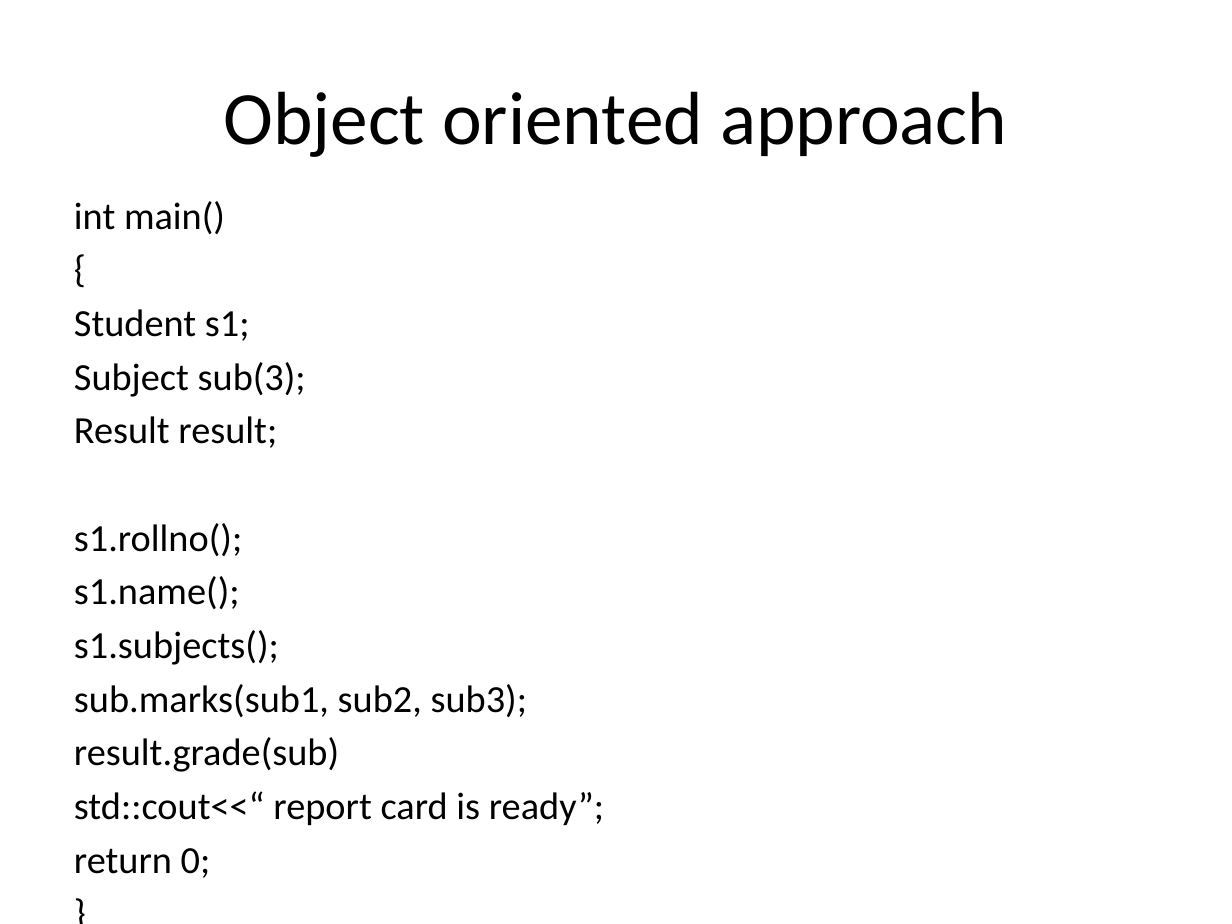
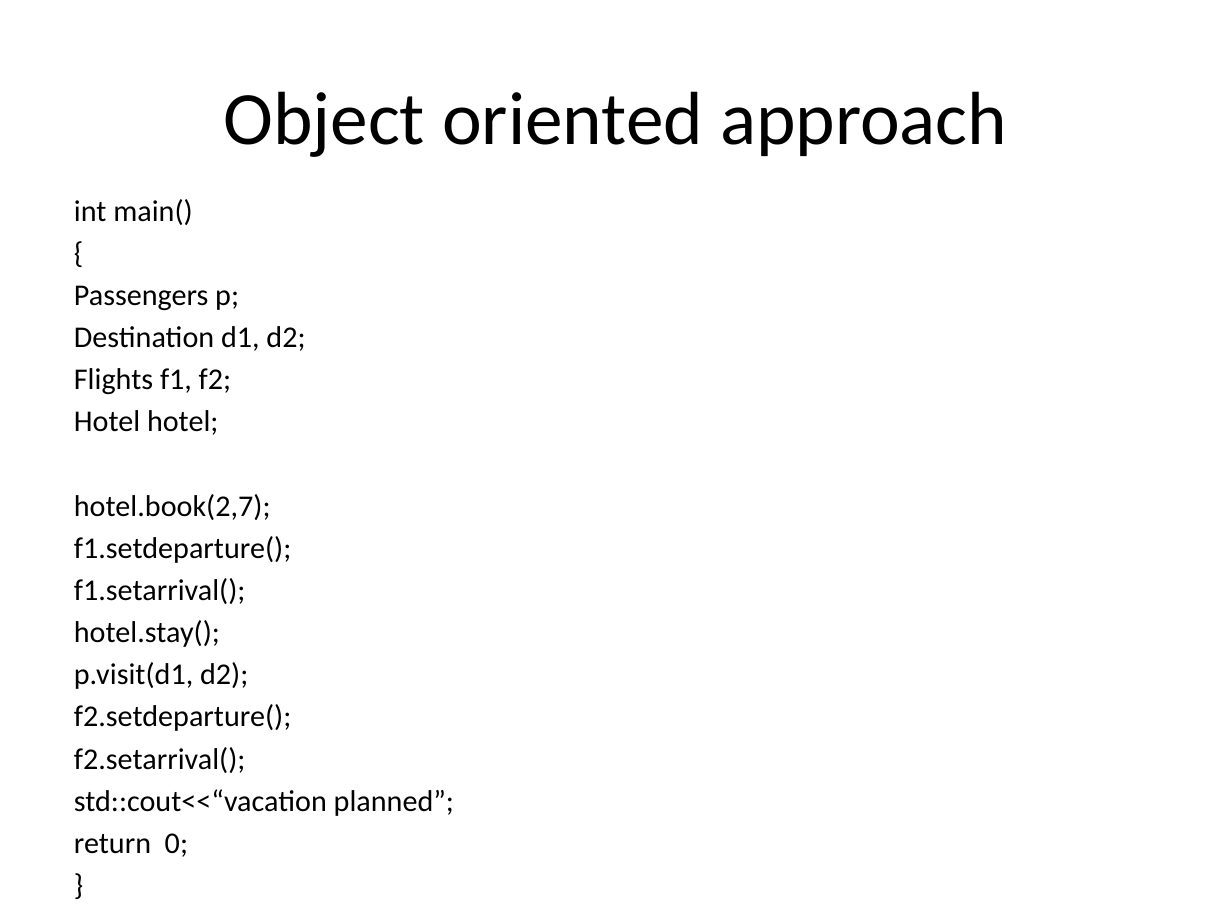
Before and after one commit to Shagun99/FOCP2, a slide deck: slide 3 of Drills/drill1.pptx. Drawn at 1232x924 pixels with LibreOffice and Linux fonts; fonts in the diff are those of the drawing. Boxes give left, top, right and bottom in pixels: in the first picture for what was removed or moved away, otherwise in the second. Text is boxed around its words. In the diff, an @@ line names an element or a change of style, - is before the commit and + after.

```diff
--- a/Drills/drill1.pptx
+++ b/Drills/drill1.pptx
@@ text at bbox=[74, 199, 192, 225]: size 22.4 to 17.6 pt in "int main()", "{", "return 0;", "}"; indent changed @@
@@ text at bbox=[74, 285, 454, 816]: text changed; size 22.4 to 17.6 pt @@
-Student s1;
-Subject sub(3);
-Result result;
-s1.rollno();
-s1.name();
-s1.subjects();
-sub.marks(sub1, sub2, sub3);
-result.grade(sub)
-std::cout<<“ report card is ready”;
+Passengers p;
+Destination d1, d2;
+Flights f1, f2;
+Hotel hotel;
+hotel.book(2,7);
+f1.setdeparture();
+f1.setarrival();
+hotel.stay();
+p.visit(d1, d2);
+f2.setdeparture();
+f2.setarrival();
+std::cout<<“vacation planned”;
```
Also in this commit, not shown: 1 other slide changed, 17 other files.
